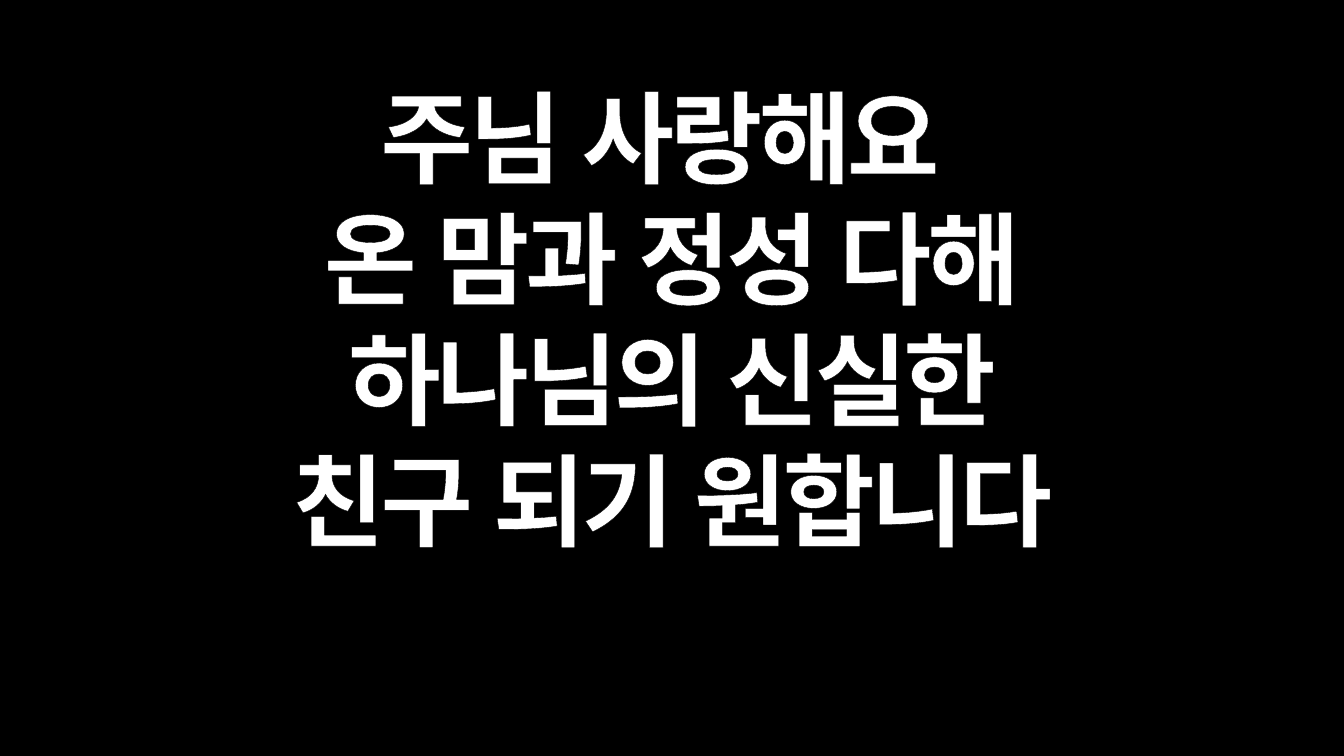
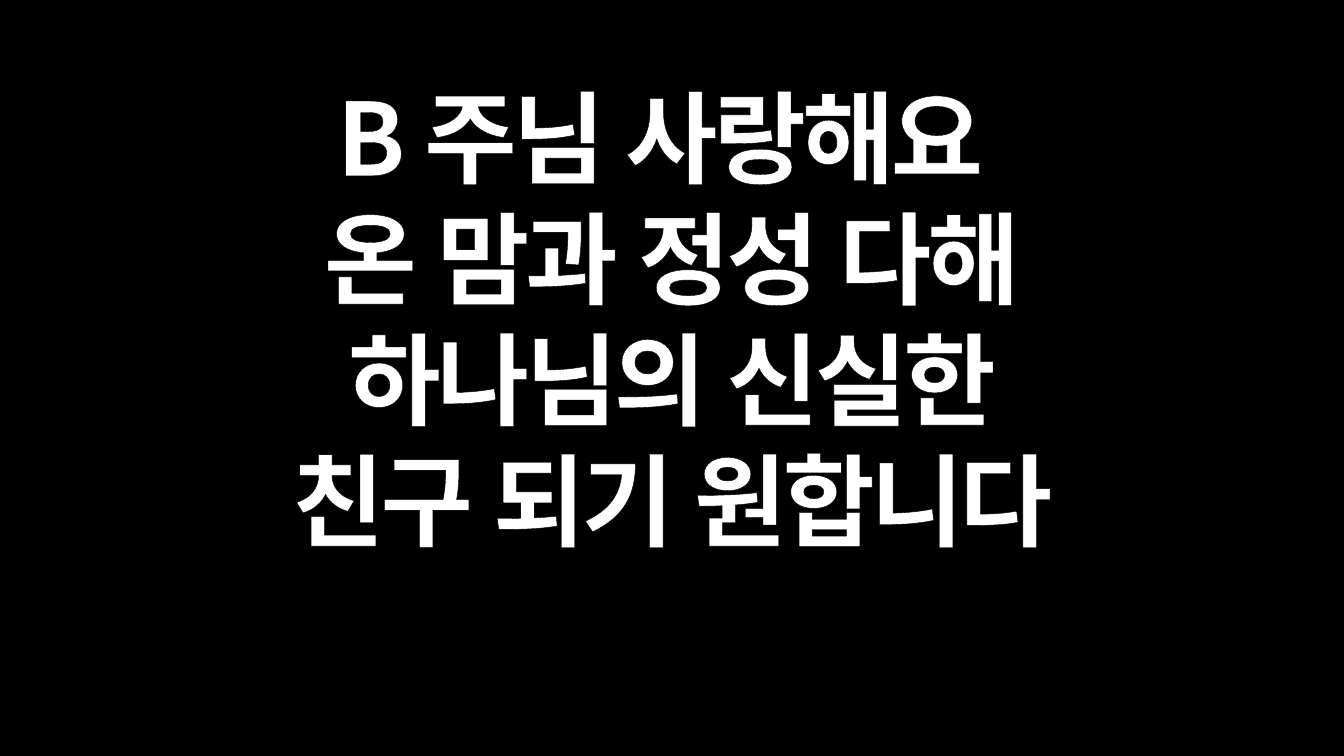
Before and after one commit to JohnHaan/lyrics-generator, a slide deck: slide 4 of songs/song-11/song.pptx (slide 3 before the commit). Drawn at 1344x756 pixels with LibreOffice and Linux fonts; fonts in the diff are those of the drawing. Boxes give left, top, right and bottom in pixels: in the first picture for what was removed or moved away, otherwise in the second. Text is boxed around its words. In the diff, an @@ line names an element or a change of style, - is before the commit and + after.

```diff
--- a/songs/song-11/song.pptx
+++ b/songs/song-11/song.pptx
@@ text at [337, 91, 983, 185]: text changed @@
-주님 사랑해요
+B 주님 사랑해요
```
Also in this commit, not shown: 2 other slides changed, 1 slide removed, 1 other file.
